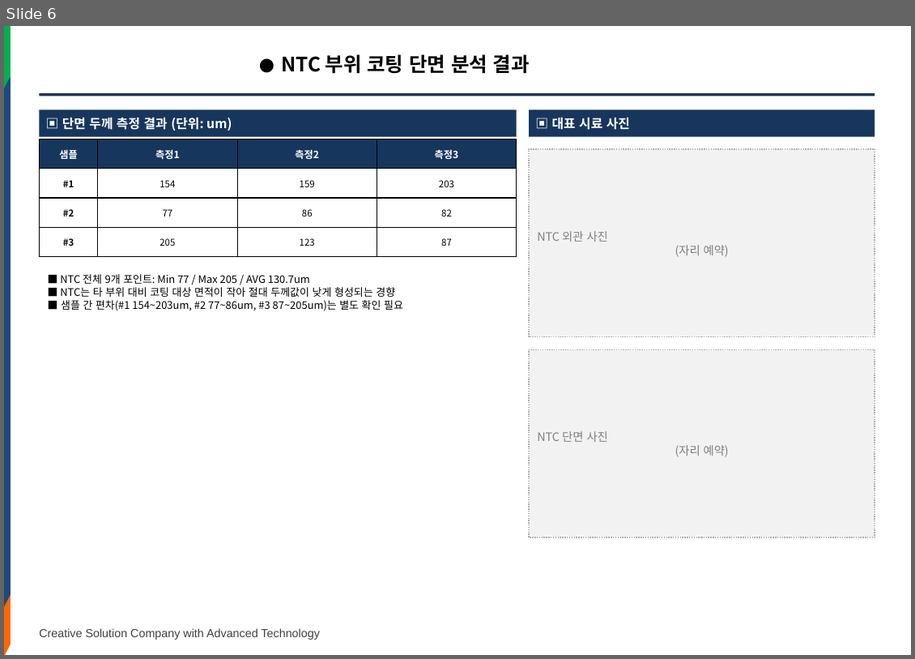
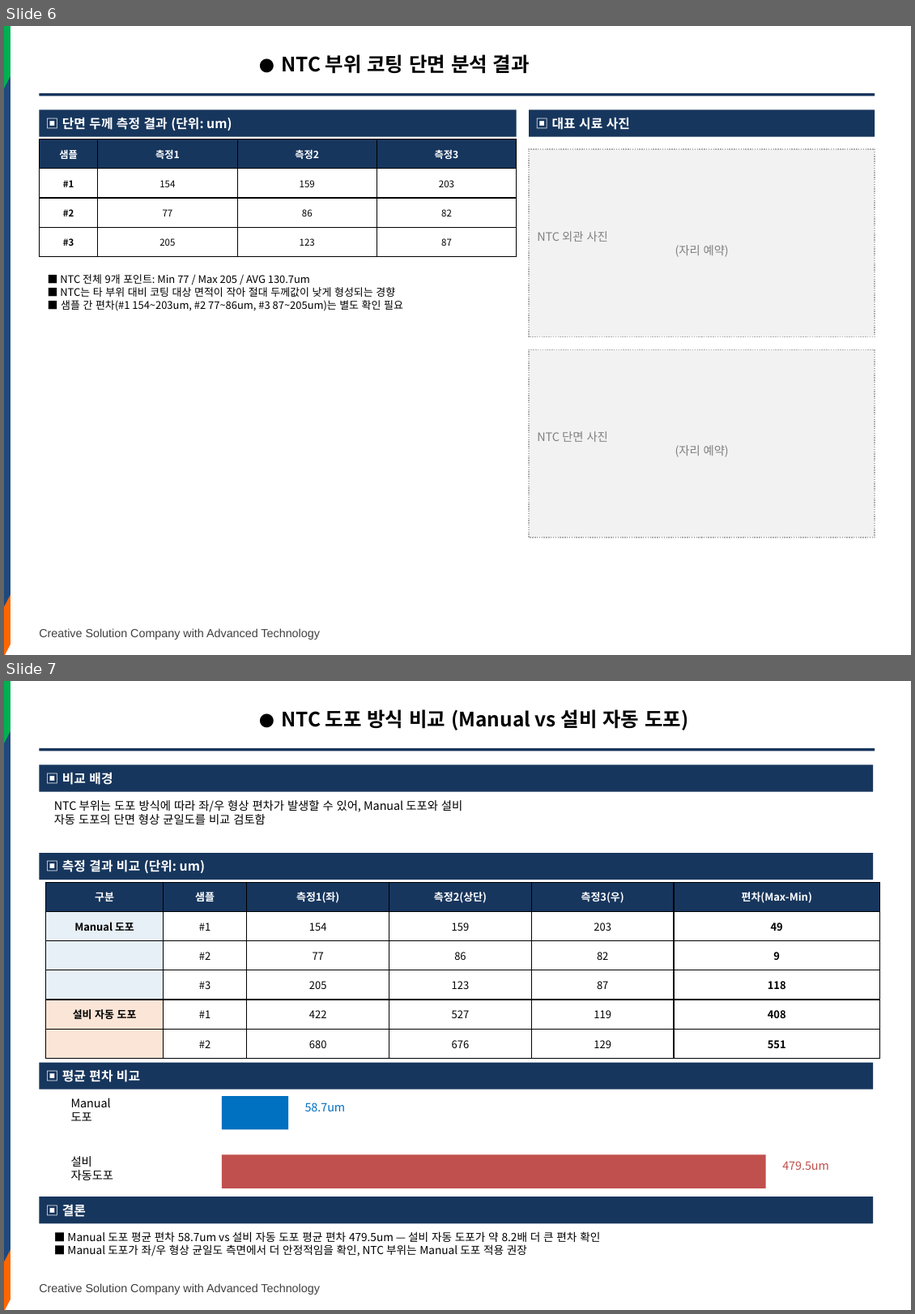
Before and after one commit to hyunsun901219/kingbambbang, a slide deck: docs/SX3K-코팅섹션-분석결과.pptx. Shown one above the other, each under a label of ours: slide 6 before the commit, slides 6 and 7 after it. The pictures are 915x659 and 915x1314 pixels, drawn with LibreOffice and Linux fonts; fonts in the diff are those of the drawing; background and template pictures are left out. Boxes give left, top, right and bottom in pixels: in the first picture for what was removed or moved away, otherwise in the second. Text is boxed around its words. In the diff, an @@ line names an element or a change of style, - is before the commit and + after.

```diff
--- a/docs/SX3K-코팅섹션-분석결과.pptx
+++ b/docs/SX3K-코팅섹션-분석결과.pptx
@@ slide 7 added at bbox=[4, 681, 911, 1310], background #FFFFFF; not listed: 5 template elements that a slide beside it also shows @@
@@ text added at bbox=[281, 709, 688, 730], 17 pt, text #000000, bold @@
+● NTC 도포 방식 비교 (Manual vs 설비 자동 도포)
@@ rectangle added at bbox=[39, 748, 876, 751], fill #17365D @@
@@ rectangle added at bbox=[39, 764, 873, 792], fill #17365D, 11 pt, text #FFFFFF, bold @@
+▣ 비교 배경
@@ text added at bbox=[54, 800, 462, 824], 10 pt, text #000000 @@
+NTC 부위는 도포 방식에 따라 좌/우 형상 편차가 발생할 수 있어, Manual 도포와 설비
+자동 도포의 단면 형상 균일도를 비교 검토함
@@ rectangle added at bbox=[39, 853, 873, 879], fill #17365D, 11 pt, text #FFFFFF, bold @@
+▣ 측정 결과 비교 (단위: um)
@@ table added at bbox=[46, 882, 880, 1058], 6 rows, 6 columns @@
+구분 | 샘플 | 측정1(좌) | 측정2(상단) | 측정3(우) | 편차(Max-Min)
+Manual 도포 | #1 | 154 | 159 | 203 | 49
+ | #2 | 77 | 86 | 82 | 9
+ | #3 | 205 | 123 | 87 | 118
+설비 자동 도포 | #1 | 422 | 527 | 119 | 408
+ | #2 | 680 | 676 | 129 | 551
@@ rectangle added at bbox=[33, 907, 884, 966], fill #FFFFFF @@
@@ rectangle added at bbox=[39, 1063, 873, 1089], fill #17365D, 11 pt, text #FFFFFF, bold @@
+▣ 평균 편차 비교
@@ text added at bbox=[71, 1097, 111, 1121], 10 pt, text #000000 @@
+Manual
+도포
@@ rectangle added at bbox=[222, 1096, 289, 1129], fill #0070C0 @@
@@ text added at bbox=[305, 1102, 346, 1111], 10 pt, text #0070C0 @@
+58.7um
@@ text added at bbox=[71, 1156, 114, 1180], 10 pt, text #000000 @@
+설비
+자동도포
@@ rectangle added at bbox=[222, 1154, 766, 1188], fill #C0504D @@
@@ text added at bbox=[782, 1161, 829, 1169], 10 pt, text #C0504D @@
+479.5um
@@ rectangle added at bbox=[39, 1196, 873, 1223], fill #17365D, 11 pt, text #FFFFFF, bold @@
+▣ 결론
@@ text added at bbox=[67, 1231, 600, 1256], 9.5 pt, text #000000 @@
+■ Manual 도포 평균 편차 58.7um vs 설비 자동 도포 평균 편차 479.5um — 설비 자동 도포가 약 8.2배 더 큰 편차 확인
+■ Manual 도포가 좌/우 형상 균일도 측면에서 더 안정적임을 확인, NTC 부위는 Manual 도포 적용 권장
```
Also in this commit, not shown: 1 other file.
